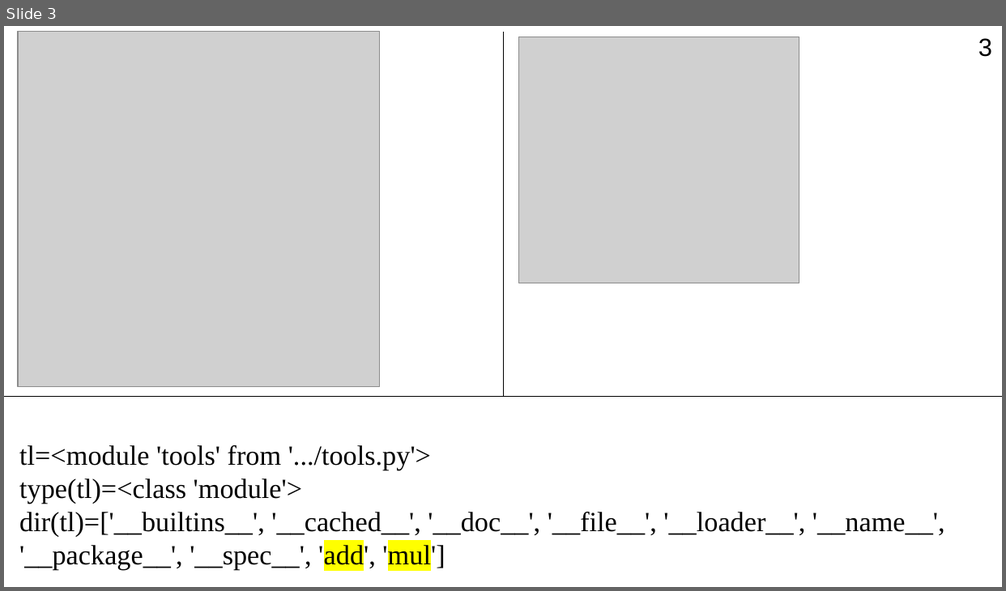
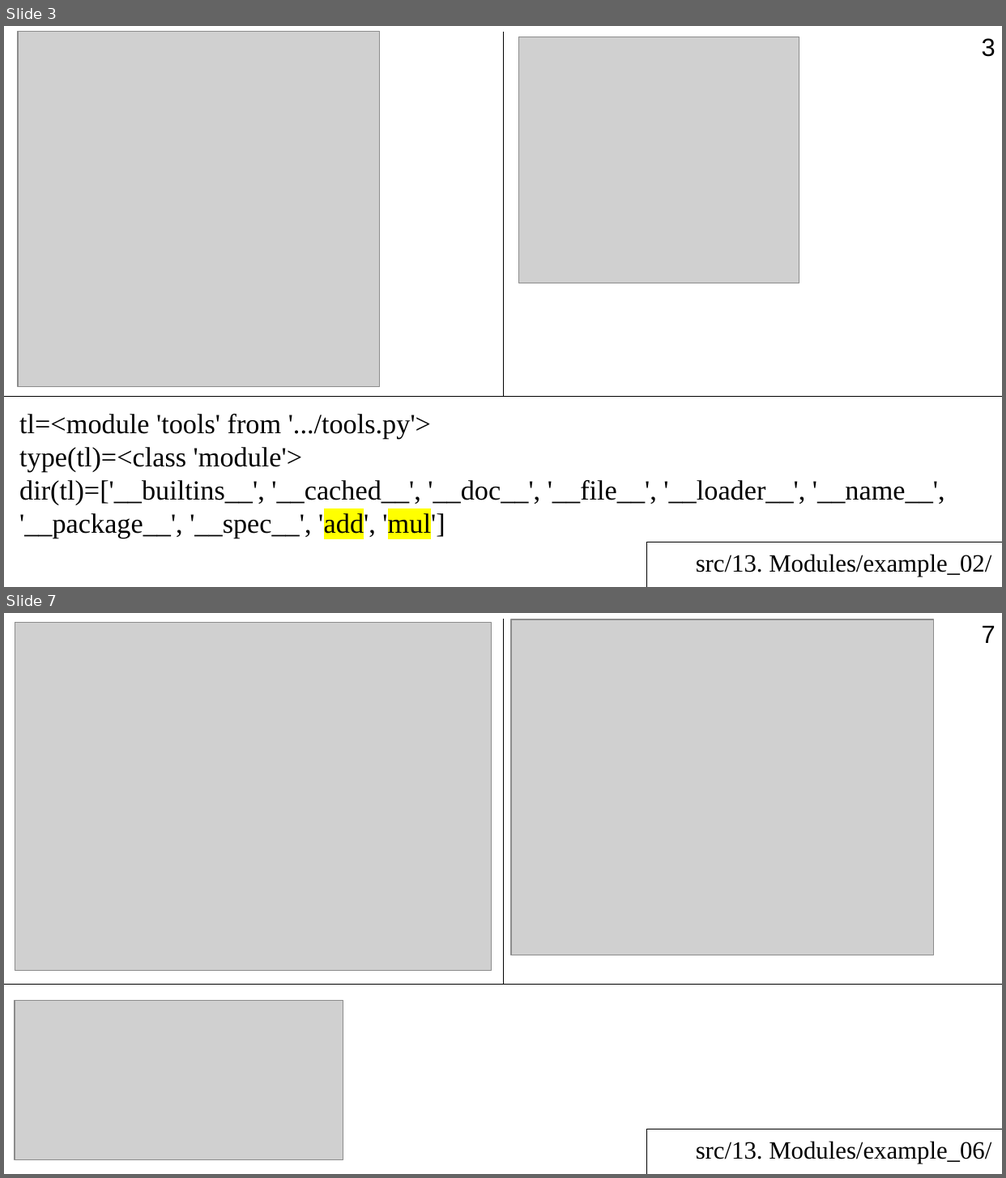
Before and after one commit to Jenyay/python-lectures, a slide deck: presentations/13. Modules.odp. Shown one above the other, each under a label of ours: slide 3 before the commit, slides 3 and 7 after it; the slides between them are not shown. The pictures are 1006x591 and 1006x1178 pixels, drawn with LibreOffice and Linux fonts; fonts in the diff are those of the drawing; grey boxes stand for pictures. Boxes give left, top, right and bottom in pixels: in the first picture for what was removed or moved away, otherwise in the second. Text is boxed around its words. In the diff, an @@ line names an element or a change of style, - is before the commit and + after.

```diff
--- a/presentations/13. Modules.odp
+++ b/presentations/13. Modules.odp
@@ slide 7 added at <box>4,613,1002,1174</box>, background #FFFFFF; not listed: 1 template element that a slide beside it also shows @@
@@ picture added at <box>15,623,491,971</box> @@
@@ line added from (503, 619) to (503, 986), #000000 0 pt @@
@@ picture added at <box>511,620,933,956</box> @@
@@ line added from (4, 986) to (1002, 986), #000000 0 pt @@
@@ picture added at <box>15,1001,343,1161</box> @@
@@ line added from (1002, 1129) to (646, 1129), #000000 0 pt @@
@@ line added from (646, 1174) to (646, 1129), #000000 0 pt @@
@@ text added at <box>696,1141,991,1164</box>, 18 pt, text #000000 @@
+src/13. Modules/example_06/
@@ slide 3 changed as well @@
@@ page number: place and size @@
-page number at <box>978,38,992,57</box>
+page number at <box>982,38,995,57</box>
@@ text "tl=<module 'tools' from '.../tools.py'>": place and size @@
-text "tl=<module 'tools' from '.../tools.py'>" at <box>19,446,945,570</box>
+text "tl=<module 'tools' from '.../tools.py'>" at <box>19,414,945,539</box>
@@ line added from (1002, 542) to (646, 542), #000000 0 pt @@
@@ line added from (646, 587) to (646, 542), #000000 0 pt @@
@@ text added at <box>696,554,991,577</box>, 18 pt, text #000000 @@
+src/13. Modules/example_02/
```
Also in this commit, not shown: 17 other slides changed, 6 other slides added, 8 slides removed, 1 other file.
